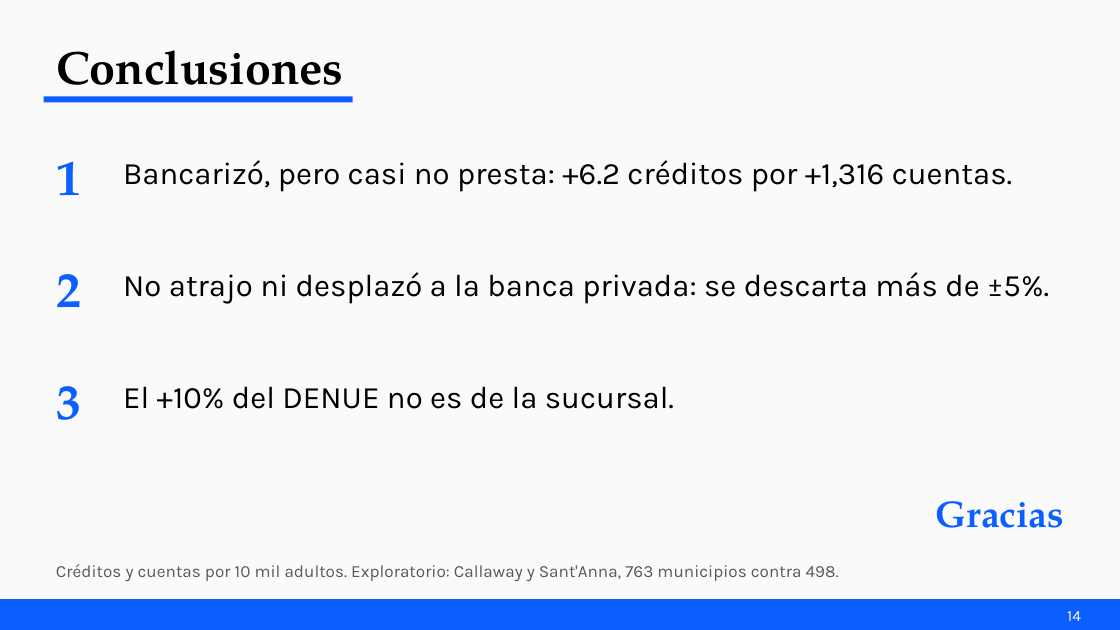
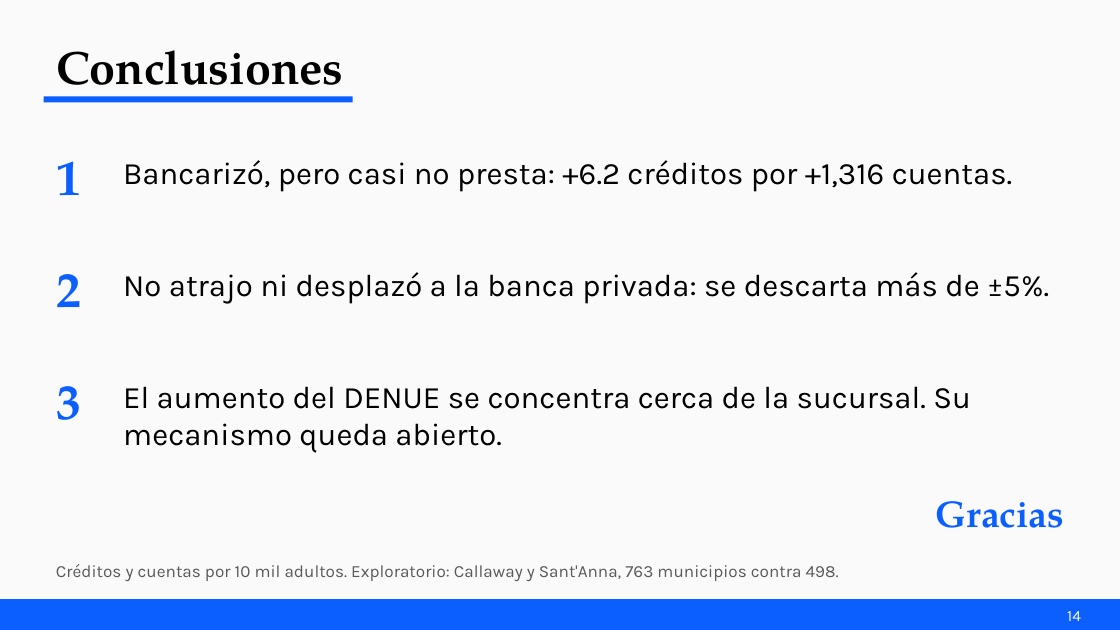
Before and after one commit to Andresaf03/banco-bienestar-evaluacion, a slide deck: slide 14 of entregables/renderizados/presentacion_ppii.pptx. Drawn at 1120x630 pixels with LibreOffice and Linux fonts; fonts in the diff are those of the drawing. Boxes give left, top, right and bottom in pixels: in the first picture for what was removed or moved away, otherwise in the second. Text is boxed around its words. In the diff, an @@ line names an element or a change of style, - is before the commit and + after.

```diff
--- a/entregables/renderizados/presentacion_ppii.pptx
+++ b/entregables/renderizados/presentacion_ppii.pptx
@@ text at bbox=[123, 386, 971, 453]: text changed @@
-El +10% del DENUE no es de la sucursal.
+El aumento del DENUE se concentra cerca de la sucursal. Su mecanismo queda abierto.
```
Also in this commit, not shown: 1 other slide changed, 23 other files.
